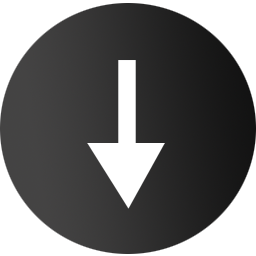
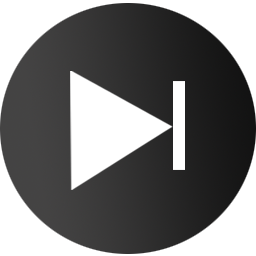
Comparing the layer stacks of the two 256px x 256px images. Changes:
added layer "NextR" above "Next" over left=173, top=81, right=185, bottom=170
added layer "Next" above "Receive" over left=70, top=71, right=173, bottom=190
hid "Receive" over left=87, top=143, right=165, bottom=209
hid "ReceiveU" over left=118, top=60, right=136, bottom=165
